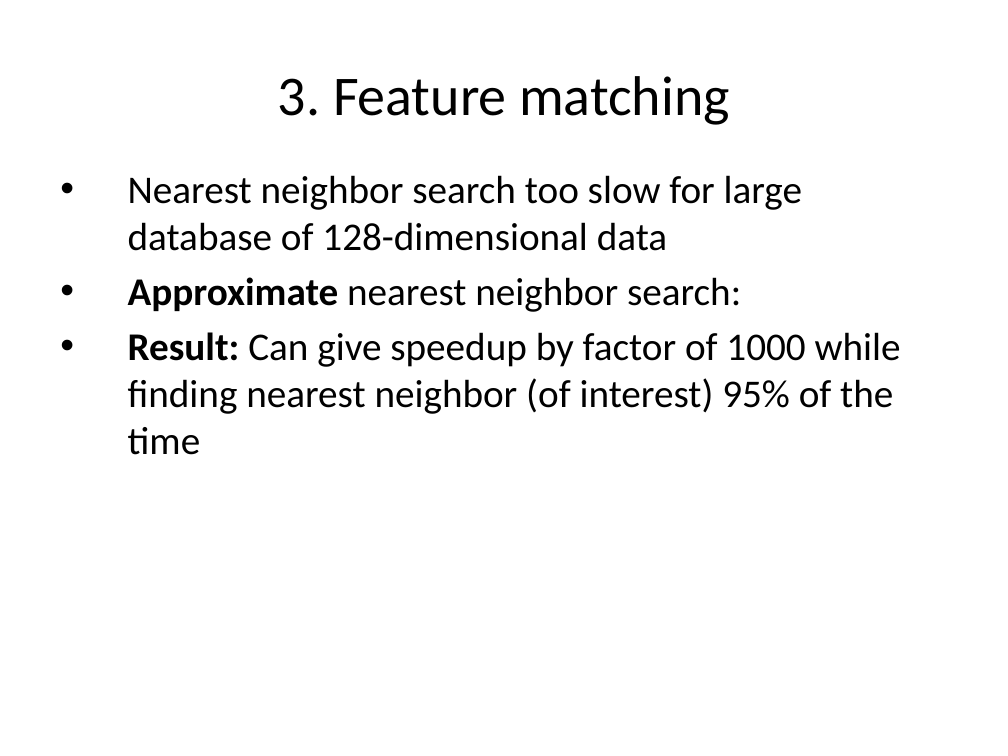
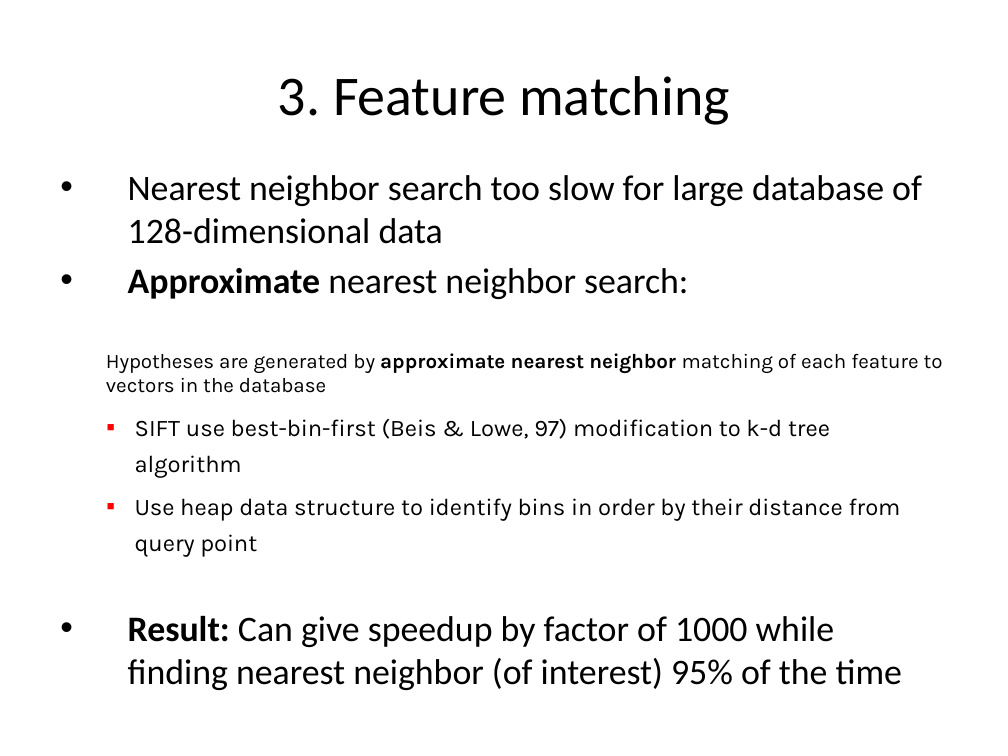
Before and after one commit to amitrokh/CMSC498F, a slide deck: slide 19 of lectures/week_7/SIFT-lecture.pptx (slide 17 before the commit). Drawn at 1008x756 pixels with LibreOffice and Linux fonts; fonts in the diff are those of the drawing. Boxes give left, top, right and bottom in pixels: in the first picture for what was removed or moved away, otherwise in the second. Text is boxed around its words. In the diff, an @@ line names an element or a change of style, - is before the commit and + after.

```diff
--- a/lectures/week_7/SIFT-lecture.pptx
+++ b/lectures/week_7/SIFT-lecture.pptx
@@ text at (128, 175, 922, 690): size 28 to 25.6 pt in "Nearest neighbor search too slow for large ...", "Approximate nearest neighbor search:", "Result: Can give speedup by factor of ..." @@
@@ text at (106, 353, 943, 557): paragraphs added @@
+  Hypotheses are generated by approximate nearest neighbor matching of each feature to vectors in the database
+  ■ SIFT use best-bin-first (Beis & Lowe, 97) modification to k-d tree algorithm
+  ■ Use heap data structure to identify bins in order by their distance from query point
```
Also in this commit, not shown: 4 other slides changed, 4 slides added, 3 slides removed.
